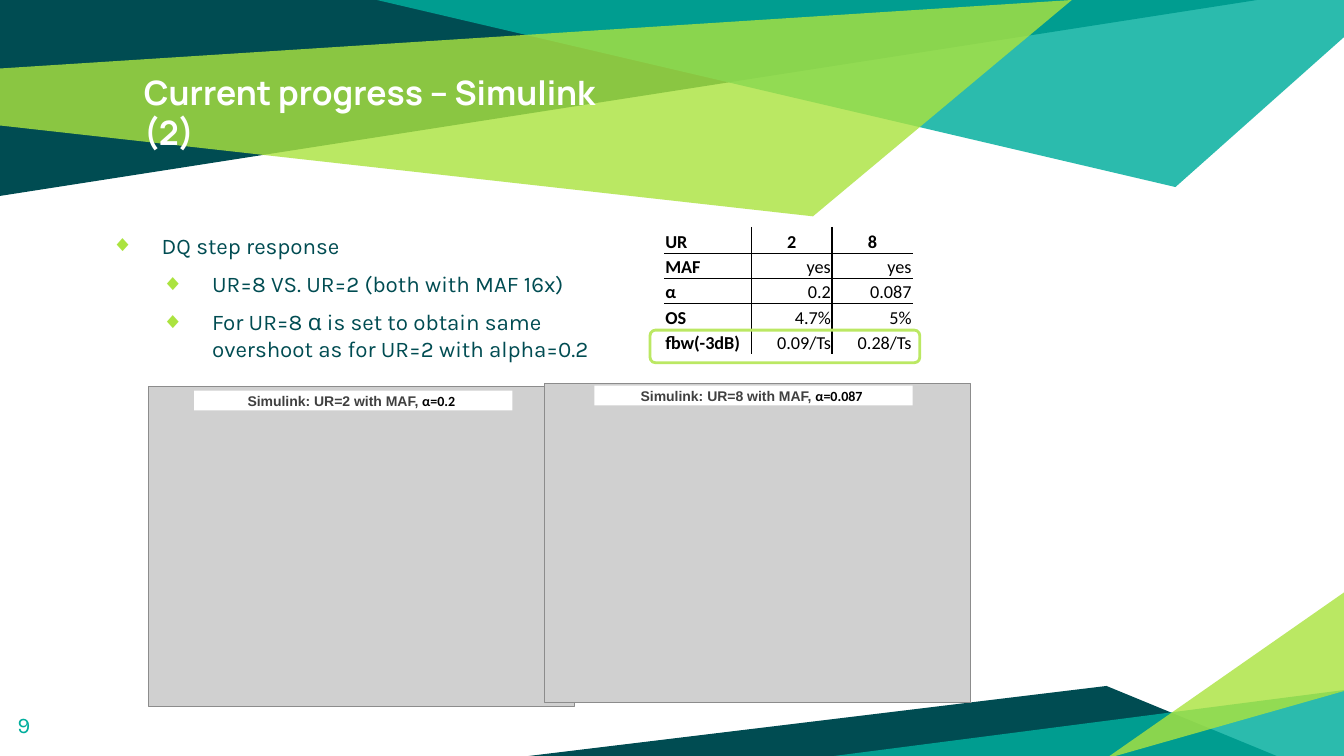
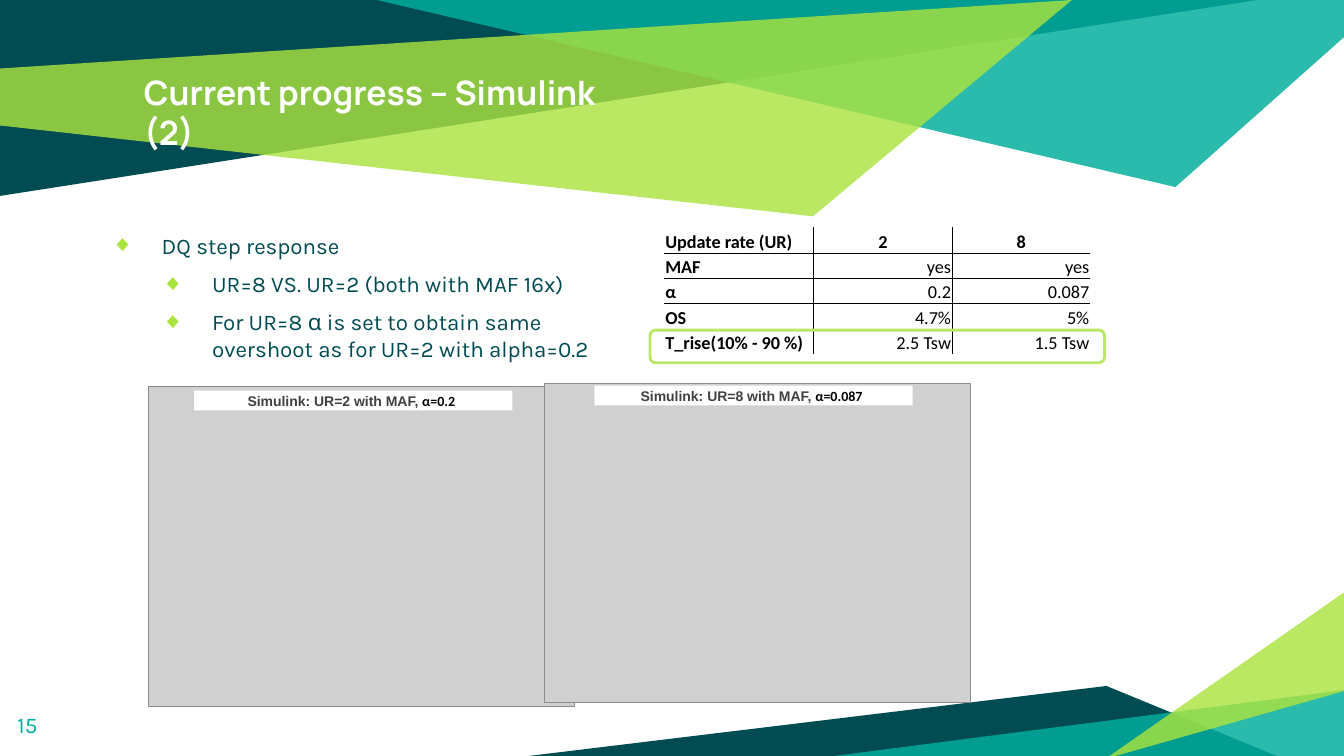
Before and after one commit to Rule2102/DSP_project1, a slide deck: slide 15 of docs/An Improved Current Loop Bandwidth and Axis Decoupling.pptx (slide 9 before the commit). Drawn at 1344x756 pixels with LibreOffice and Linux fonts; fonts in the diff are those of the drawing; grey boxes stand for pictures. Boxes give left, top, right and bottom in pixels: in the first picture for what was removed or moved away, otherwise in the second. Text is boxed around its words. In the diff, an @@ line names an element or a change of style, - is before the commit and + after.

```diff
--- a/docs/An Improved Current Loop Bandwidth and Axis Decoupling.pptx
+++ b/docs/An Improved Current Loop Bandwidth and Axis Decoupling.pptx
@@ table at bbox=[664, 227, 1091, 356] @@
-row 1, column 1: UR
+row 1, column 1: Update rate (UR)
-row 5: fbw(-3dB) | 0.09/Ts | 0.28/Ts
+row 5: T_rise(10% - 90 %) | 2.5 Tsw | 1.5 Tsw
@@ table: place and size @@
-table at bbox=[664, 227, 913, 356]
+table at bbox=[664, 227, 1091, 356]
@@ rounded rectangle: place and size @@
-rounded rectangle at bbox=[650, 331, 921, 363]
+rounded rectangle at bbox=[650, 331, 1105, 363]
@@ page number at bbox=[17, 719, 37, 734]: text changed @@
-9
+15
```
Also in this commit, not shown: 5 other slides changed, 12 slides added, 6 slides removed.
